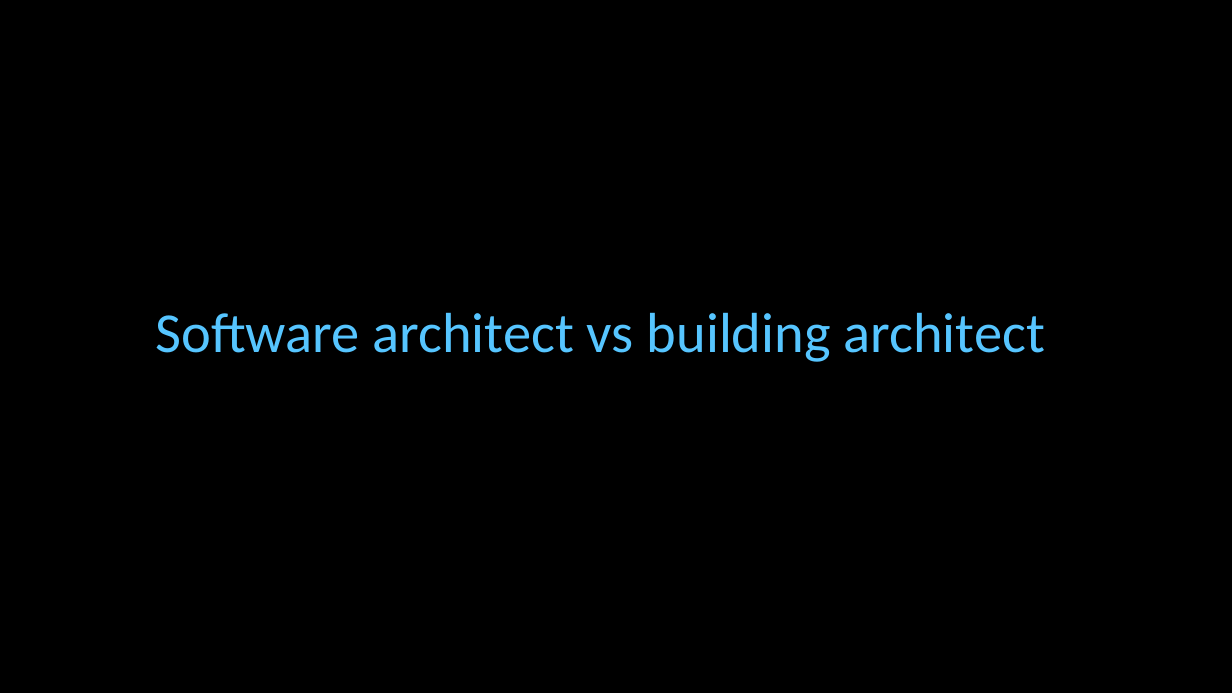
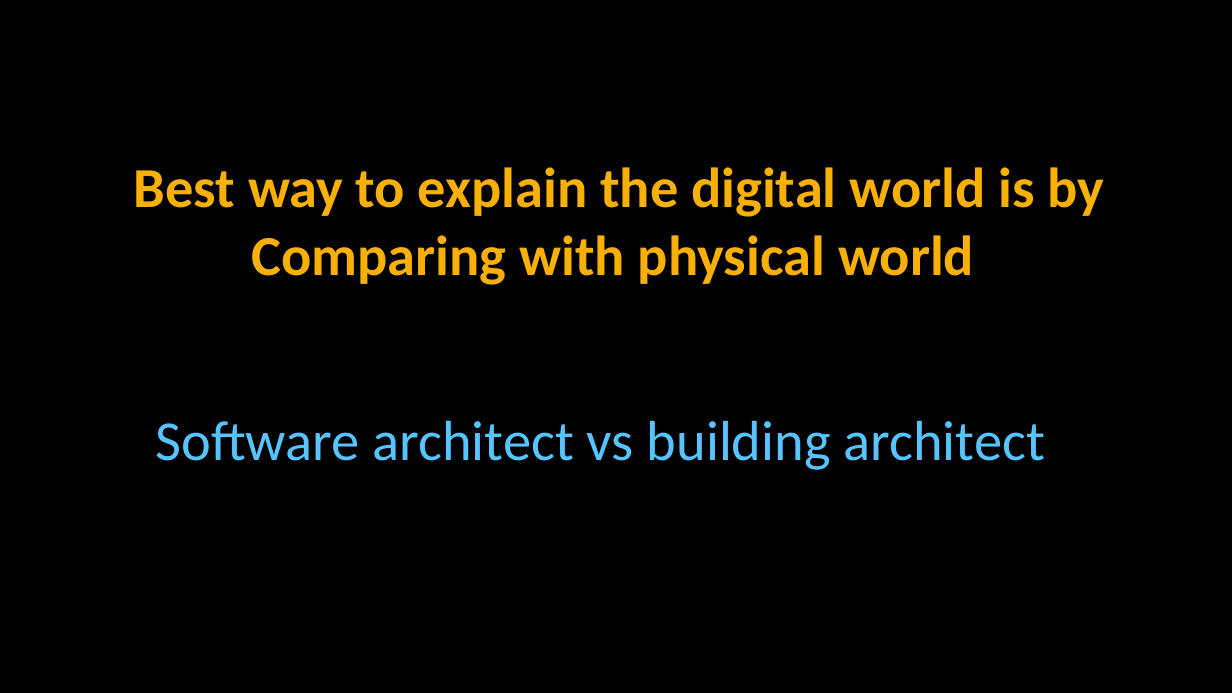
Before and after one commit to cfclick/CFSummit2016, a slide deck: slide 11 of powerpoint/architect/Architectural Perspective for ColdFusion Applications.pptx (slide 7 before the commit). Drawn at 1232x693 pixels with LibreOffice and Linux fonts; fonts in the diff are those of the drawing; background and template pictures are left out. Boxes give left, top, right and bottom in pixels: in the first picture for what was removed or moved away, otherwise in the second. Text is boxed around its words. In the diff, an @@ line names an element or a change of style, - is before the commit and + after.

```diff
--- a/powerpoint/architect/Architectural Perspective for ColdFusion Applications.pptx
+++ b/powerpoint/architect/Architectural Perspective for ColdFusion Applications.pptx
@@ text added at (x1=134, y1=167, x2=1105, y2=285), 44 pt, text #F8B004, bold @@
+Best way to explain the digital world is by
+Comparing with physical world
@@ title "Software architect vs building architect" moved from (x1=155, y1=312, x2=1044, y2=362) to (x1=155, y1=420, x2=1044, y2=470) @@
```
Also in this commit, not shown: 13 other slides changed, 6 slides added, 3 slides removed, 9 other files.
